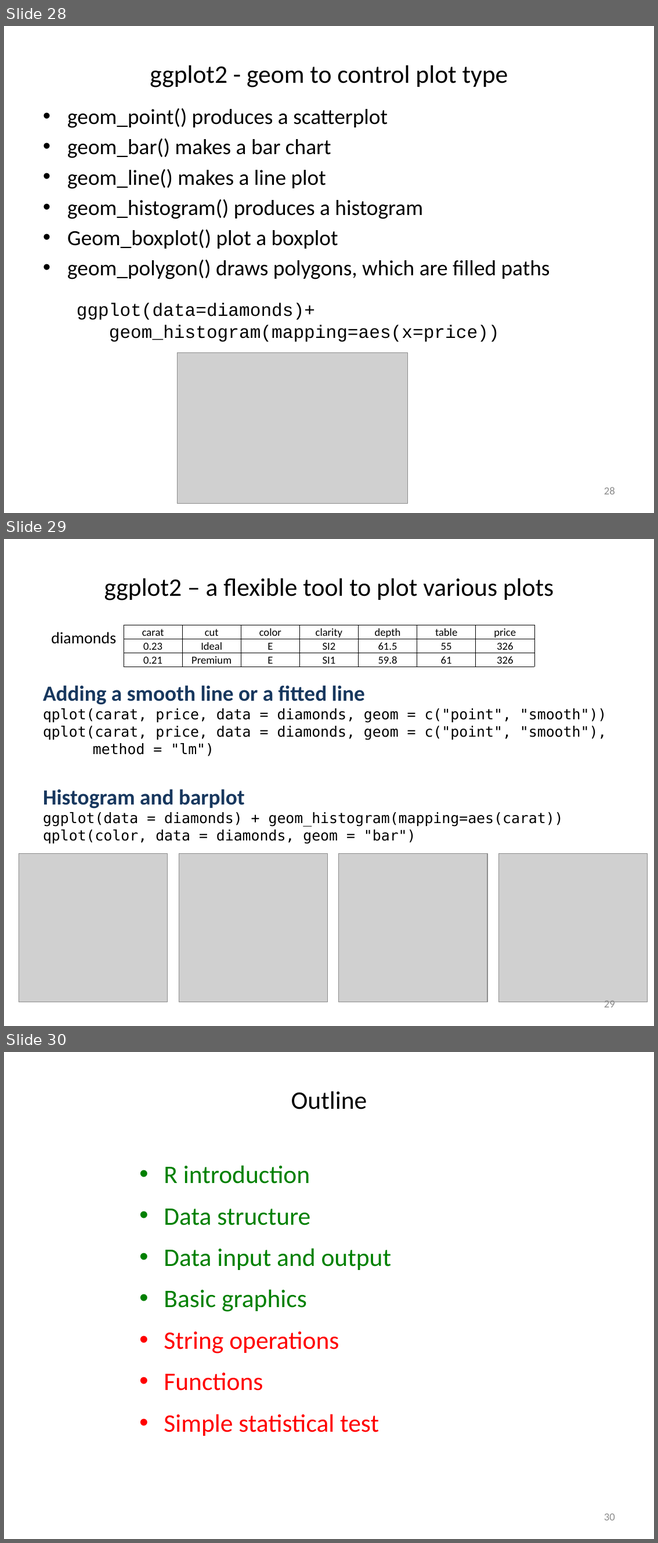
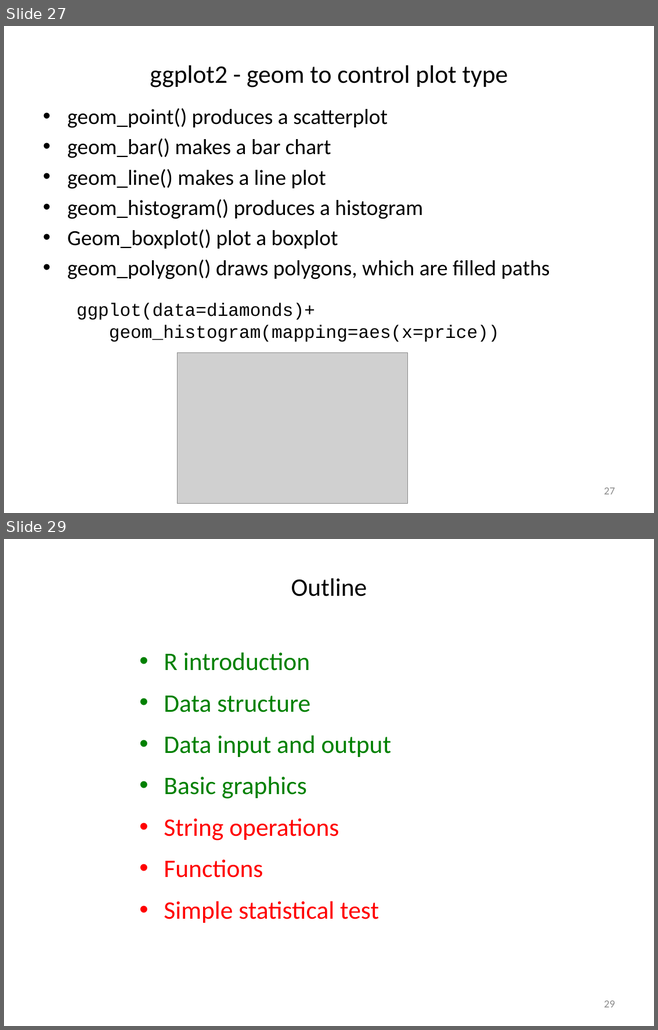
Before and after one commit to liu3zhenlab/teaching, a slide deck: PLPTH813Bioinformatis/2023/lectures/lecture04_R.pptx. Shown one above the other, each under a label of ours: slides 28, 29 and 30 before the commit, slides 27 and 29 after it; the slides between them are not shown. The pictures are 658x1543 and 658x1030 pixels, drawn with LibreOffice and Linux fonts; fonts in the diff are those of the drawing; grey boxes stand for pictures. Boxes give left, top, right and bottom in pixels: in the first picture for what was removed or moved away, otherwise in the second. Text is boxed around its words. In the diff, an @@ line names an element or a change of style, - is before the commit and + after.

```diff
--- a/PLPTH813Bioinformatis/2023/lectures/lecture04_R.pptx
+++ b/PLPTH813Bioinformatis/2023/lectures/lecture04_R.pptx
@@ slide 29 removed at bbox=[4, 539, 654, 1026], background #FFFFFF @@
@@ title removed at bbox=[104, 578, 553, 600] @@
-ggplot2 – a flexible tool to plot various plots
@@ table removed at bbox=[123, 625, 533, 669], 3 rows, 7 columns @@
-carat | cut | color | clarity | depth | table | price
-0.23 | Ideal | E | SI2 | 61.5 | 55 | 326
-0.21 | Premium | E | SI1 | 59.8 | 61 | 326
@@ text removed at bbox=[51, 632, 116, 644] @@
-diamonds
@@ text removed at bbox=[43, 685, 606, 844] @@
-Adding a smooth line or a fitted line
-qplot(carat, price, data = diamonds, geom = c("point", "smooth"))
-qplot(carat, price, data = diamonds, geom = c("point", "smooth"),
-method = "lm")
-Histogram and barplot
-ggplot(data = diamonds) + geom_histogram(mapping=aes(carat))
-qplot(color, data = diamonds, geom = "bar")
@@ picture removed at bbox=[19, 854, 168, 1003] @@
@@ picture removed at bbox=[179, 854, 328, 1003] @@
@@ picture removed at bbox=[339, 854, 487, 1003] @@
@@ picture removed at bbox=[498, 854, 647, 1003] @@
@@ page number removed at bbox=[604, 999, 615, 1008] @@
-29
@@ what was slide 28 is now slide 27 @@
@@ page number at bbox=[604, 488, 615, 495]: text changed @@
-28
+27
@@ what was slide 30 is now slide 29 @@
@@ page number at bbox=[604, 1001, 615, 1008]: text changed @@
-30
+29
```
Also in this commit, not shown: 11 slides changed, 1 other slide removed.
